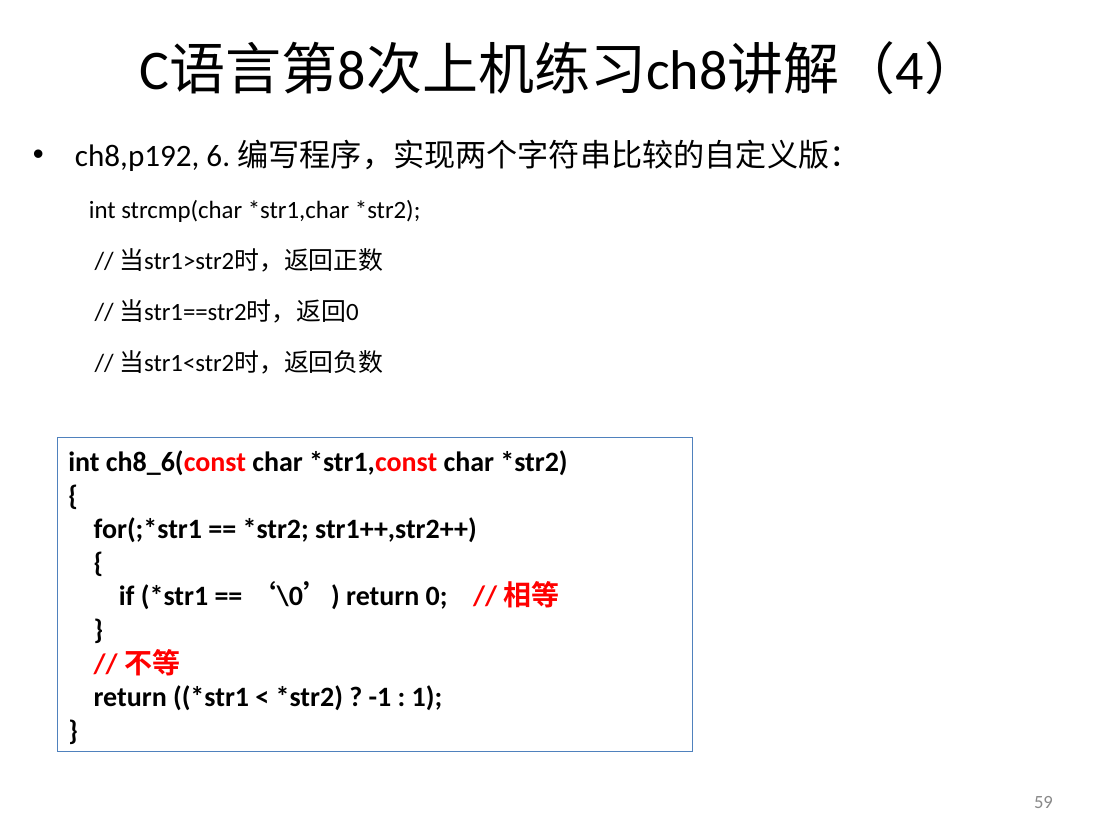
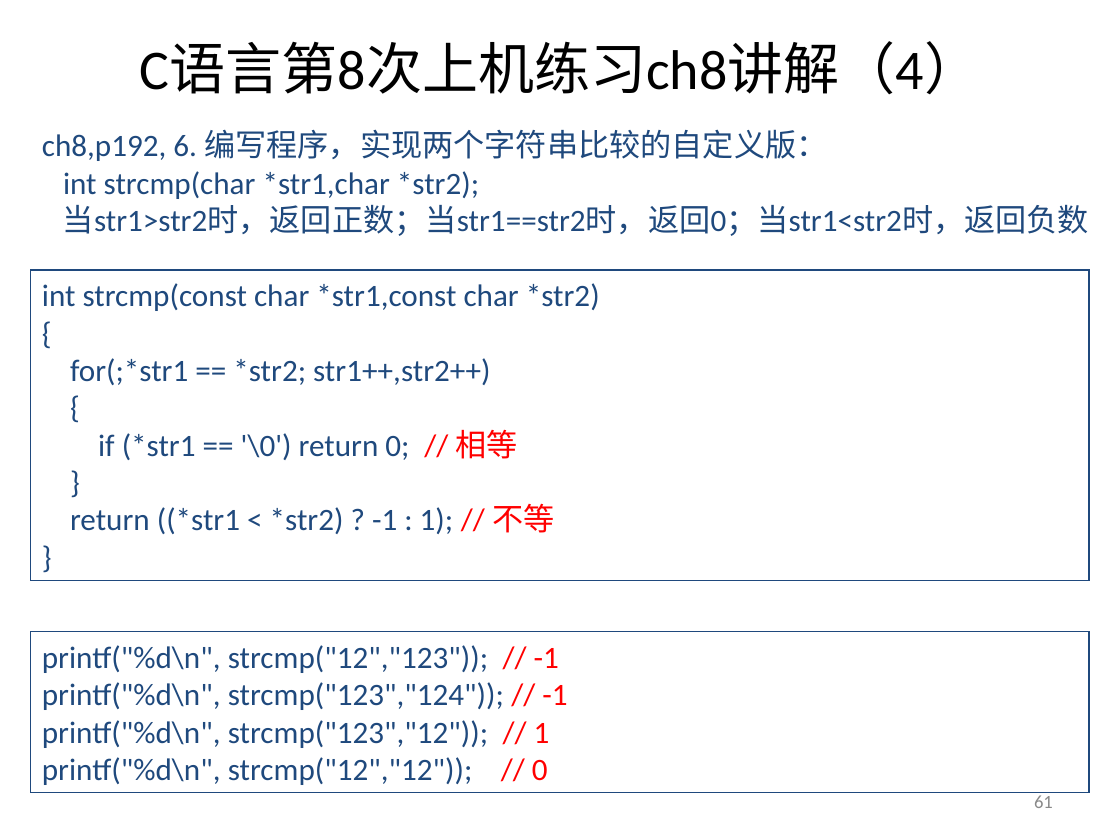
Before and after one commit to jtrfid/C-Repositories, a slide deck: slide 61 of 2016/上机安排.ppt (slide 59 before the commit). Drawn at 1120x840 pixels with LibreOffice and Linux fonts; fonts in the diff are those of the drawing. Boxes give left, top, right and bottom in pixels: in the first picture for what was removed or moved away, otherwise in the second. Text is boxed around its words. In the diff, an @@ line names an element or a change of style, - is before the commit and + after.

```diff
--- a/2016/上机安排.ppt
+++ b/2016/上机安排.ppt
@@ text "ch8,p192, 6. 编写程序，实现两个字符串比较的自定义版：": place and size @@
-text "ch8,p192, 6. 编写程序，实现两个字符串比较的自定义版：" at <box>75,139,860,374</box>
+text "ch8,p192, 6. 编写程序，实现两个字符串比较的自定义版：" at <box>42,129,1089,236</box>
@@ text at <box>42,129,827,199</box>: text colour #000000 to #1F497D in "ch8,p192, 6. 编写程序，实现两个字符串比较的自定义版：", "int strcmp(char *str1,char *str2);"; size 16 to 20 pt in "int strcmp(char *str1,char *str2);"; bullet • to none; line spacing 1.5 to 1; less space between paragraphs; list level 2 to 1 in "int strcmp(char *str1,char *str2);" @@
@@ text at <box>63,204,1089,236</box>: text changed; size 16 to 20 pt; text colour #000000 to #1F497D @@
-  // 当str1>str2时，返回正数
-  // 当str1==str2时，返回0
-  // 当str1<str2时，返回负数
+当str1>str2时，返回正数；当str1==str2时，返回0；当str1<str2时，返回负数
@@ rectangle "int strcmp(const char *str1,const char ...": place and size @@
-rectangle "int strcmp(const char *str1,const char ..." at <box>57,438,692,752</box>
+rectangle "int strcmp(const char *str1,const char ..." at <box>31,270,1090,580</box>
@@ rectangle "int strcmp(const char *str1,const char ..." at <box>31,270,1090,580</box>: outline #4F81BD 0.74 pt to #1F497D 0.74 pt @@
@@ text in rectangle at <box>42,283,600,311</box>: text changed; size 18 to 20 pt; text colour #000000 to #1F497D; bold off @@
-int ch8_6(const char *str1,const char *str2)
+int strcmp(const char *str1,const char *str2)
@@ text in rectangle at <box>70,358,490,385</box>: size 18 to 20 pt, text colour #000000 to #1F497D, bold off in "{", "for(;*str1 == *str2; str1++,str2++)", "{", "}" and 1 more places @@
@@ text in rectangle at <box>98,429,517,460</box>: text changed; size 18 to 20 pt; text colour #000000 to #1F497D; bold off @@
-if (*str1 == ‘\0’) return 0; // 相等
+if (*str1 == '\0') return 0; // 相等
@@ text in rectangle at <box>70,503,554,534</box>: text changed; size 18 to 20 pt; text colour #000000 to #1F497D; bold off @@
-// 不等
-return ((*str1 < *str2) ? -1 : 1);
+return ((*str1 < *str2) ? -1 : 1); // 不等
@@ rectangle added at <box>31,632,1090,793</box>, outline #1F497D 0.74 pt, 20 pt, text #1F497D @@
+printf("%d\n", strcmp("12","123")); // -1
+printf("%d\n", strcmp("123","124")); // -1
+printf("%d\n", strcmp("123","12")); // 1
+printf("%d\n", strcmp("12","12")); // 0
@@ page number at <box>1034,795,1053,808</box>: text changed @@
-59
+61
```
Also in this commit, not shown: 4 other slides changed, 3 slides added.
